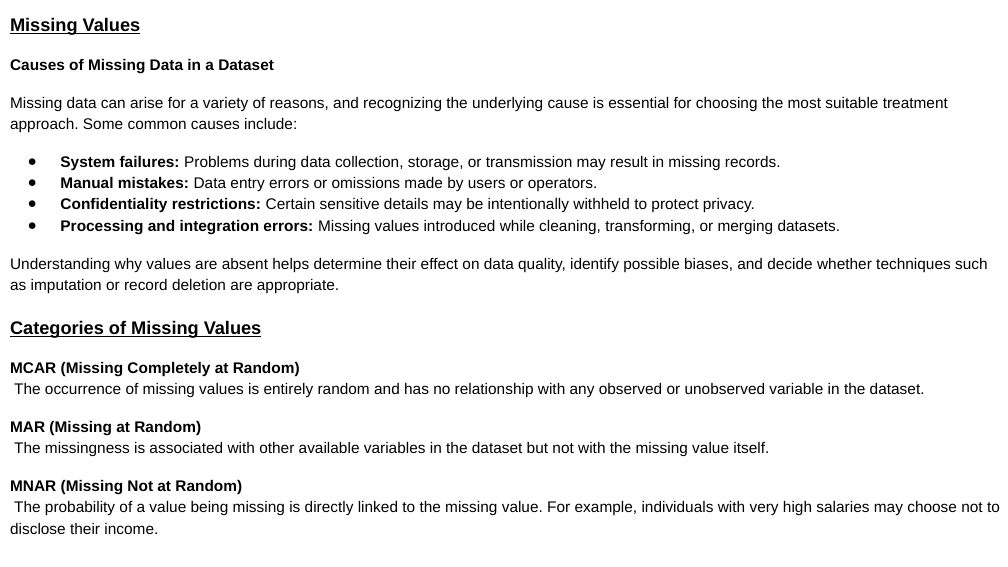
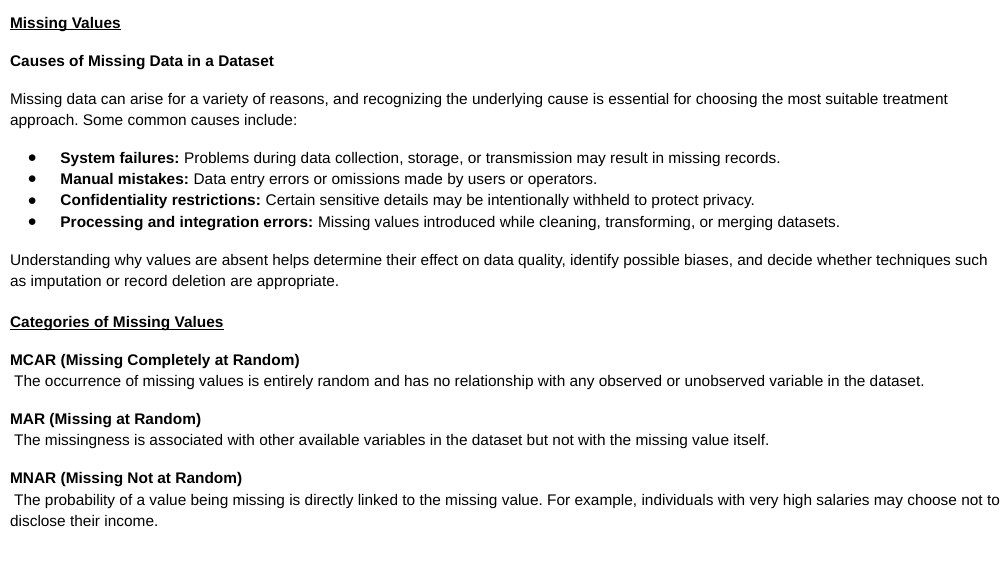
Before and after one commit to mohit2814v/Summer-Training-Material, a slide deck: slide 3 of Study material/Handling Missing Values in Machine Learning.pptx. Drawn at 1008x567 pixels with LibreOffice and Linux fonts; fonts in the diff are those of the drawing. Boxes give left, top, right and bottom in pixels: in the first picture for what was removed or moved away, otherwise in the second. Text is boxed around its words. In the diff, an @@ line names an element or a change of style, - is before the commit and + after.

```diff
--- a/Study material/Handling Missing Values in Machine Learning.pptx
+++ b/Study material/Handling Missing Values in Machine Learning.pptx
@@ text at box(10, 17, 224, 330): size 13 to 11 pt in "Missing Values", "Categories of Missing Values" @@
```
Also in this commit, not shown: 6 other slides changed, 2 other files.
